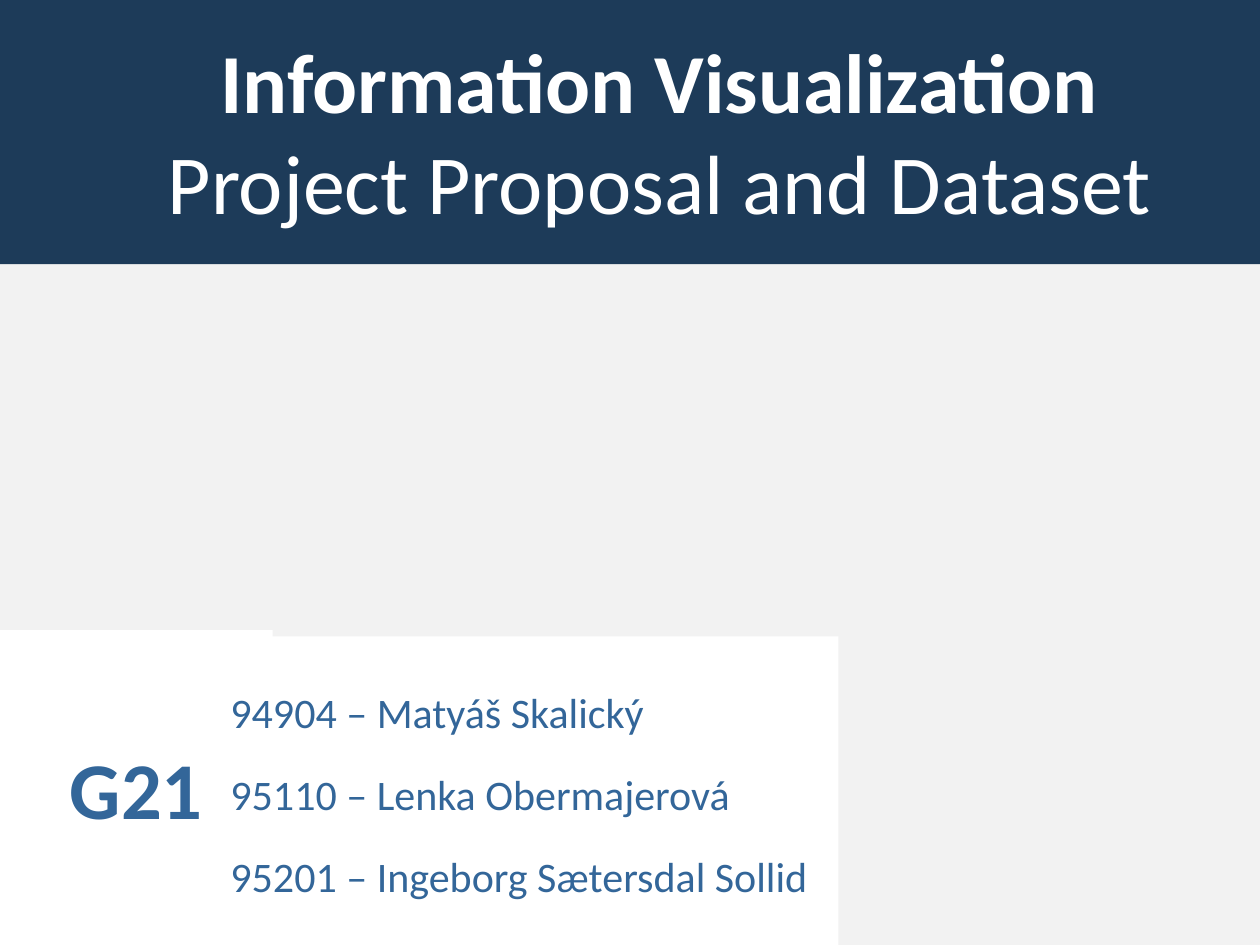
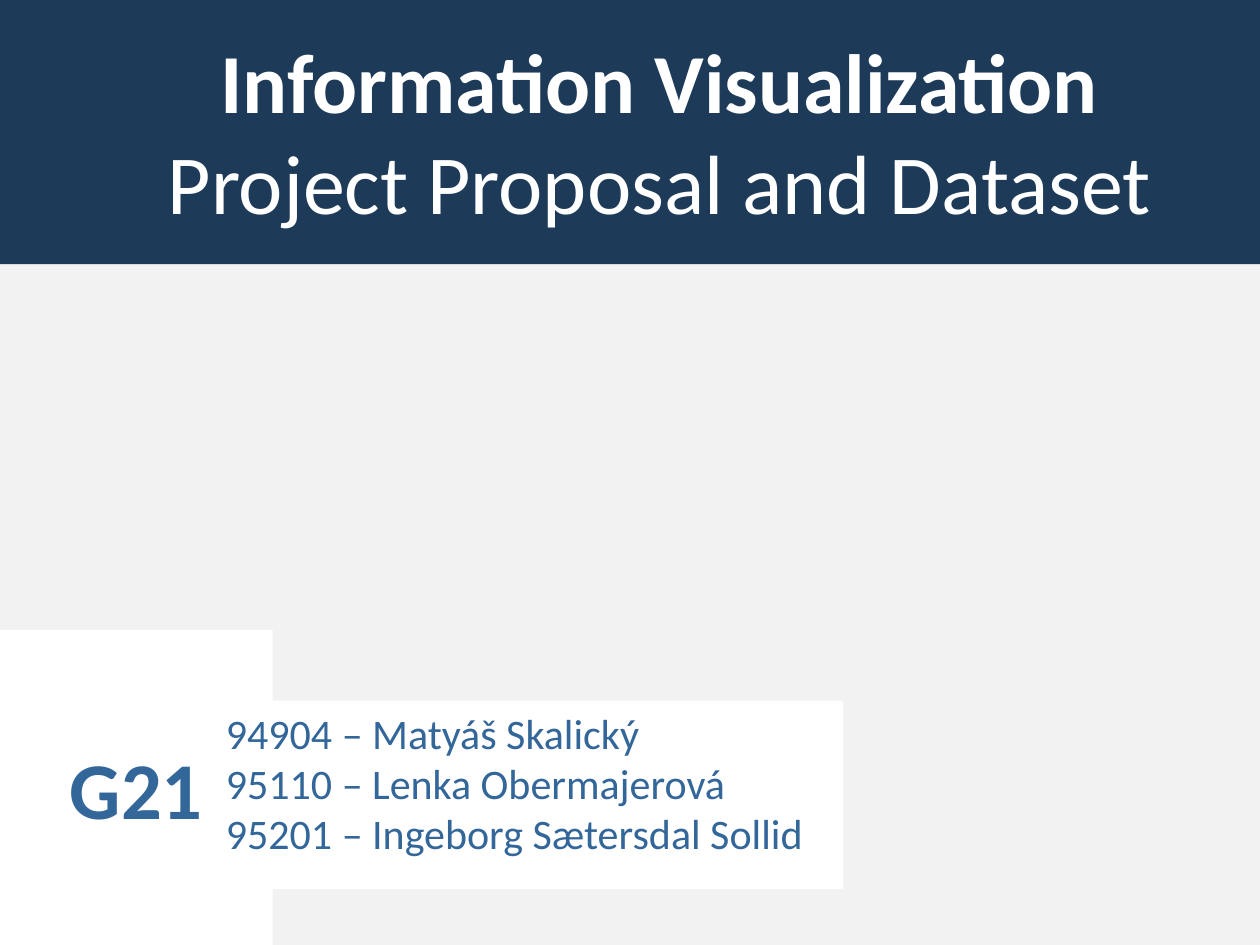
Before and after one commit to mskl/VI13, a slide deck: slide 1 of LAB2.pptx. Drawn at 1260x945 pixels with LibreOffice and Linux fonts; fonts in the diff are those of the drawing; background and template pictures are left out. Boxes give left, top, right and bottom in pixels: in the first picture for what was removed or moved away, otherwise in the second. Text is boxed around its words. In the diff, an @@ line names an element or a change of style, - is before the commit and + after.

```diff
--- a/LAB2.pptx
+++ b/LAB2.pptx
@@ rectangle "94904 – Matyáš Skalický 95110 ...": place and size @@
-rectangle "94904 – Matyáš Skalický 95110 ..." at box(218, 636, 838, 945)
+rectangle "94904 – Matyáš Skalický 95110 ..." at box(213, 701, 843, 890)
@@ rectangle "94904 – Matyáš Skalický 95110 ..." at box(213, 701, 843, 890): vertical alignment middle to top @@
@@ text in rectangle at box(226, 720, 802, 857): text changed @@
-94904 – Matyáš Skalický
-95110 – Lenka Obermajerová
-95201 – Ingeborg Sætersdal Sollid
+94904 – Matyáš Skalický
+95110 – Lenka Obermajerová
+95201 – Ingeborg Sætersdal Sollid
```
Also in this commit, not shown: 5 other slides changed, 1 other file.
